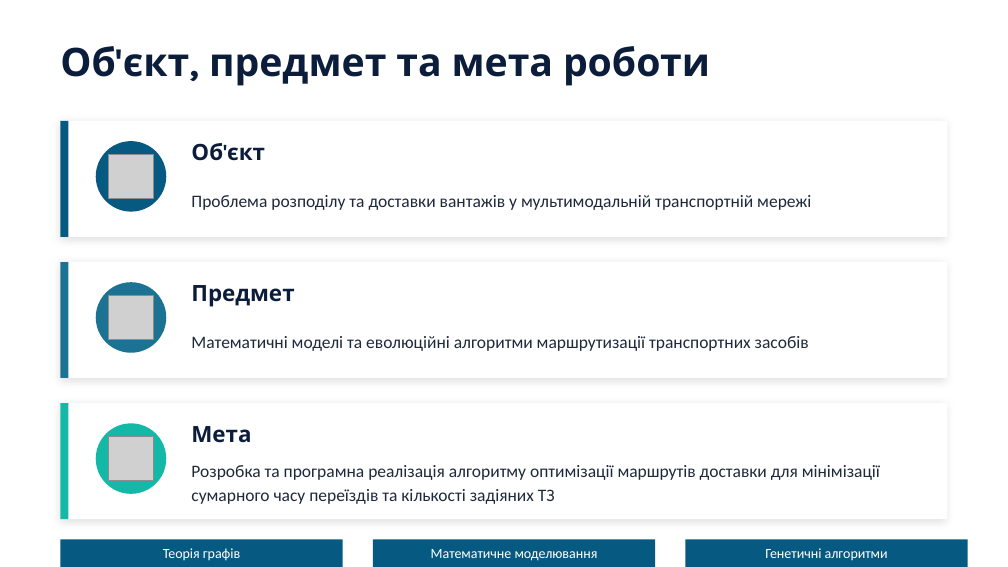
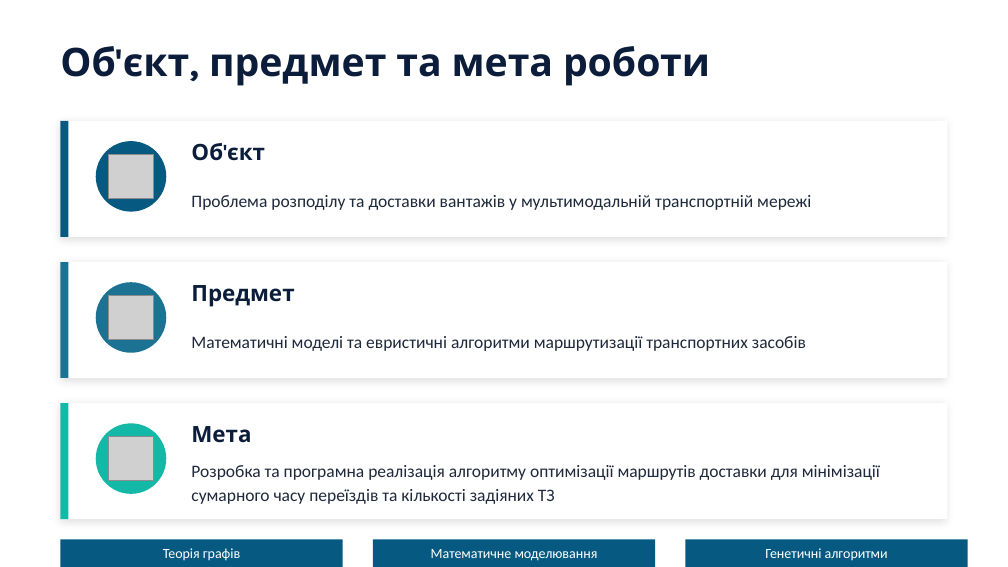
Before and after one commit to timurrte/DeliveryIQ, a slide deck: slide 2 of Звіт/Практика/Презентація_практика_Ніколаєв_1.pptx. Drawn at 1008x567 pixels with LibreOffice and Linux fonts; fonts in the diff are those of the drawing; grey boxes stand for pictures. Boxes give left, top, right and bottom in pixels: in the first picture for what was removed or moved away, otherwise in the second. Text is boxed around its words. In the diff, an @@ line names an element or a change of style, - is before the commit and + after.

```diff
--- a/Звіт/Практика/Презентація_практика_Ніколаєв_1.pptx
+++ b/Звіт/Практика/Презентація_практика_Ніколаєв_1.pptx
@@ text at [191, 336, 806, 351]: text changed @@
-Математичні моделі та еволюційні алгоритми маршрутизації транспортних засобів
+Математичні моделі та евристичні алгоритми маршрутизації транспортних засобів
```
Also in this commit, not shown: 2 other slides changed, 7 other files.
